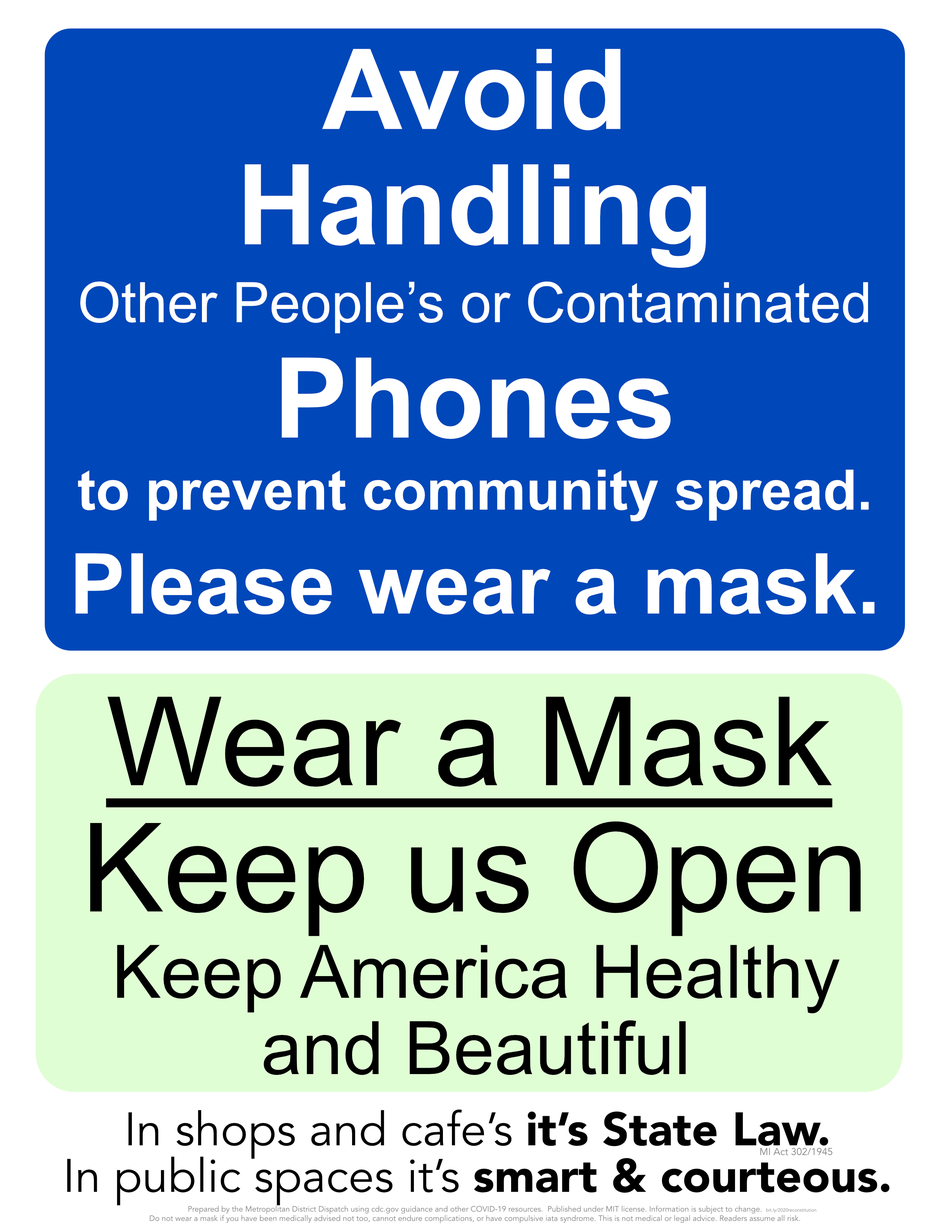
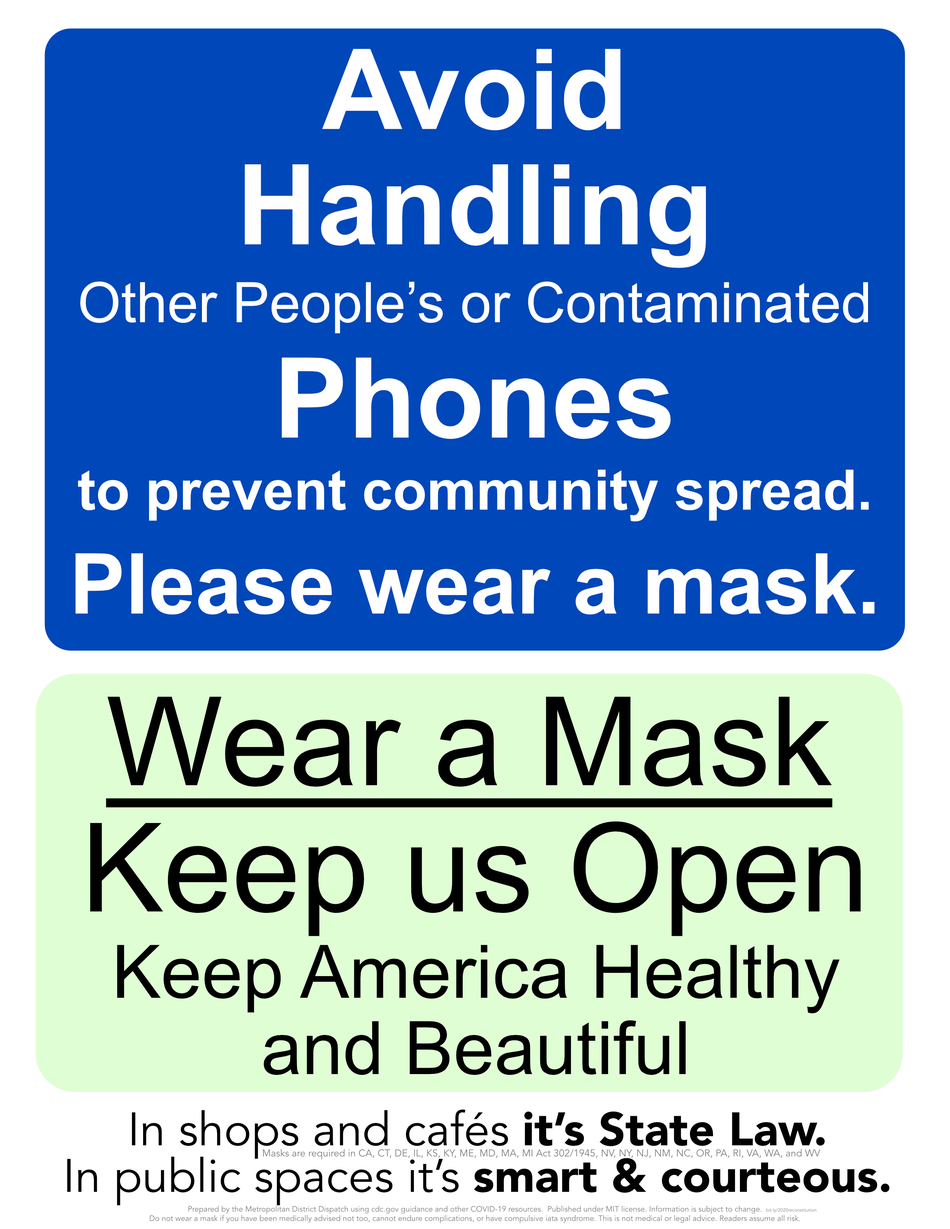
Layer changes from the first 950x1229 image to the second:
painted on (unnamed layer) (6th of 15, in (unnamed layer)) over [262, 1148, 833, 1160]
painted on (unnamed layer) (7th of 15, in (unnamed layer)) over [128, 1109, 829, 1160]
